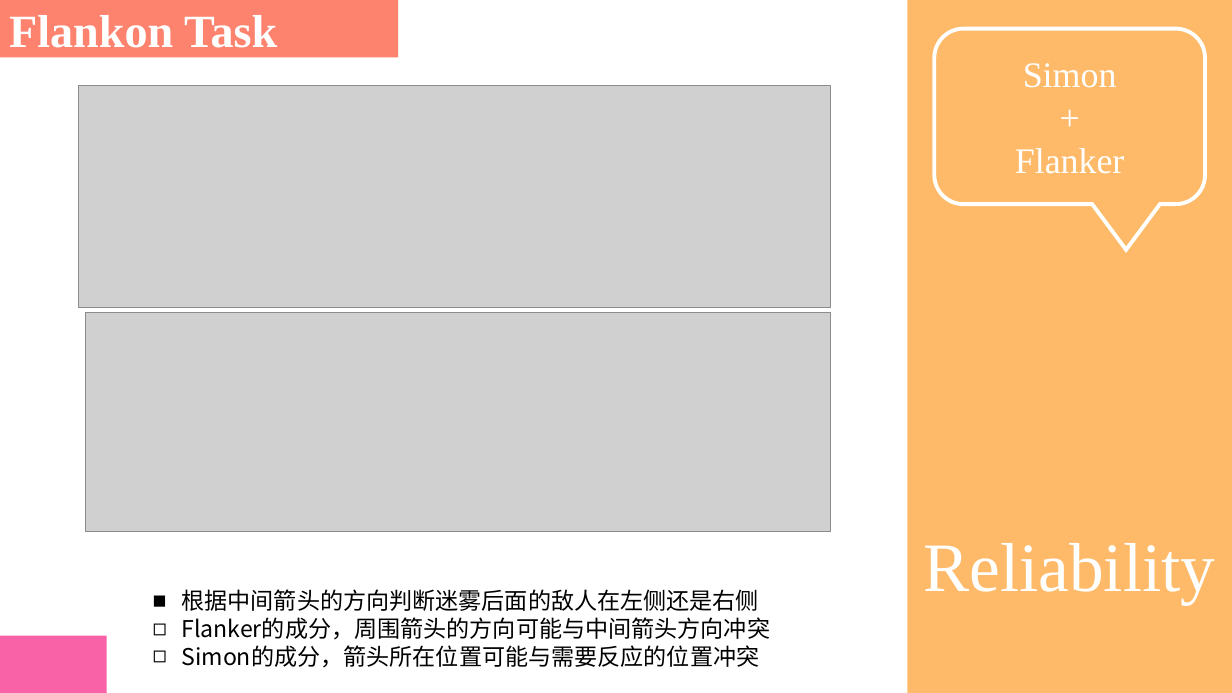
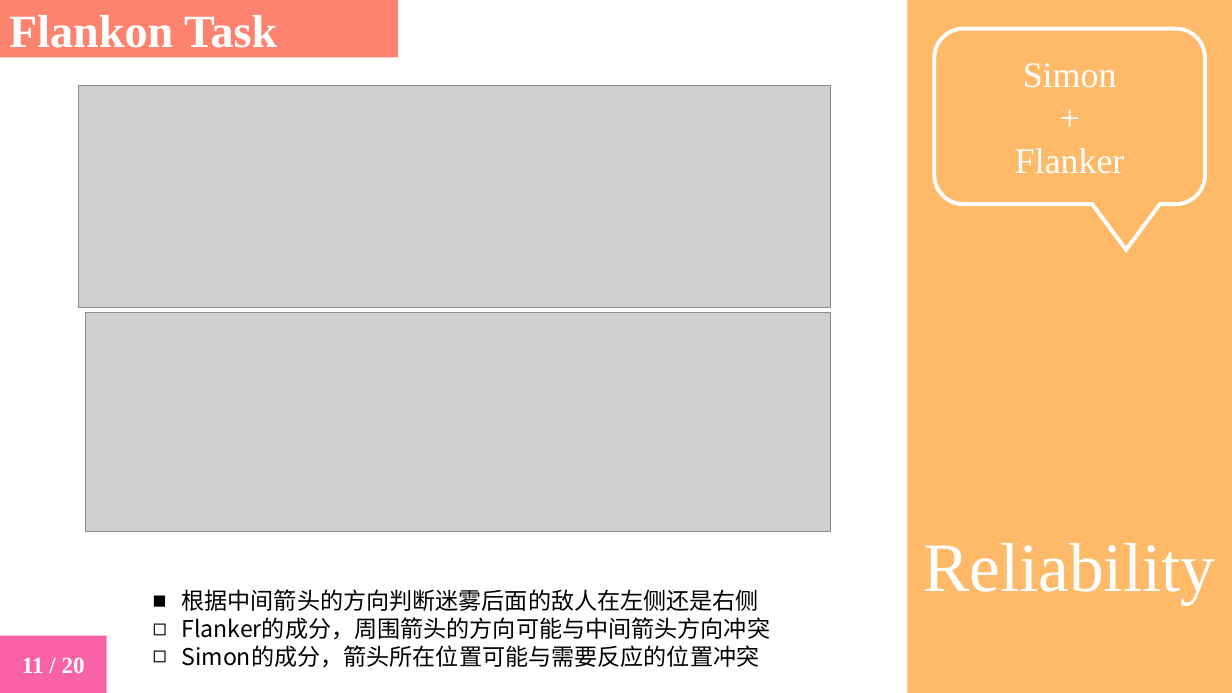
Before and after one commit to yuki-961004/Presentation, a slide deck: slide 11 of 230525_Reliability/2023_Nature_Kucina.pptx (slide 9 before the commit). Drawn at 1232x693 pixels with LibreOffice and Linux fonts; fonts in the diff are those of the drawing; grey boxes stand for pictures. Boxes give left, top, right and bottom in pixels: in the first picture for what was removed or moved away, otherwise in the second. Text is boxed around its words. In the diff, an @@ line names an element or a change of style, - is before the commit and + after.

```diff
--- a/230525_Reliability/2023_Nature_Kucina.pptx
+++ b/230525_Reliability/2023_Nature_Kucina.pptx
@@ text in rectangle at (x1=22, y1=657, x2=85, y2=673): text added @@
+11 / 20
```
Also in this commit, not shown: 14 other slides changed, 5 slides added.
